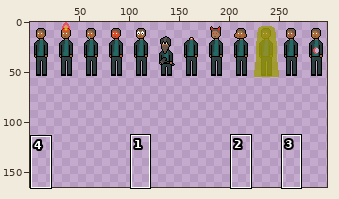
One commit to this sprite sheet: assets/male.png. Above, an overview of the earlier version with the close-up marked.
Close-up. First the earlier version:
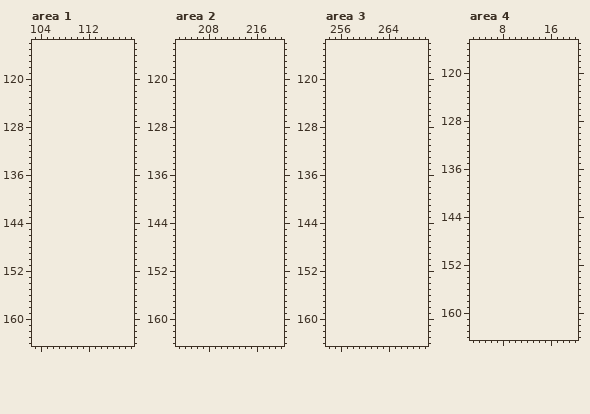
The file is 300x55 pixels. Pixels under 10% opacity are left out. Colours within 5 levels of each other are drawn and written as one. Shown: area 1: x 103..119, y 114..164; area 2: x 203..220, y 114..164; area 3: x 254..270, y 114..164; area 4: x 3..20, y 115..164. The old version is drawn lined up with the new one, on the new canvas. The wide view leaves out empty margins. The commit also changed other parts of the picture, which this record leaves out.
After:
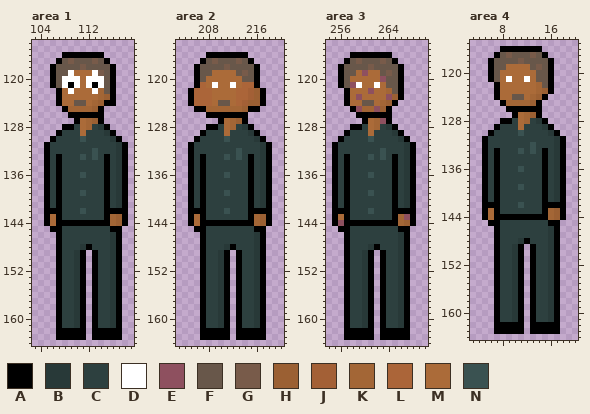
Palette (. is transparent): A #000000  B #283938  C #2d403f  D #ffffff  E #8e505f  F #68574a  G #785b4a  H #9b6033  J #a36036  K #a36636  L #ab6539  M #ab6b39  N #3a5251
What changed:
canvas 300x55 -> 300x165
--- area 1
@@ x 103..119 @@
 115 .................
-116 .................
-117 .................
-118 .................
-119 .................
-120 .................
-121 .................
-122 .................
-123 .................
-124 .................
-125 .................
-126 .................
-127 .................
-128 .................
-129 .................
-130 .................
-131 .................
-132 .................
-133 .................
-134 .................
-135 .................
-136 .................
-137 .................
-138 .................
-139 .................
-140 .................
-141 .................
-142 .................
-143 .................
-144 .................
-145 .................
-146 .................
-147 .................
-148 .................
-149 .................
-150 .................
-151 .................
-152 .................
-153 .................
-154 .................
-155 .................
-156 .................
-157 .................
-158 .................
-159 .................
-160 .................
-161 .................
-162 .................
-163 .................
+116 .....AAAAAAA.....
+117 ....AFGFFFGFA....
+118 ...AFFFFGFFFFA...
+119 ...AFFDMMMDGFA...
+120 ...AFDDDMDDDFA...
+121 ...AFDADMDADFA...
+122 ....AMDMMMDKFA...
+123 ....AMMMMMMKHA...
+124 ....AMMFFMKHAA...
+125 .....AKKKKHA.....
+126 ......AAAAAA.....
+127 .......AMKHA.....
+128 .....AACMKCBA....
+129 ....ACCCMCCCBA...
+130 ...ACCCCNCCCCBA..
+131 ..ACCCCCCCCCCCBA.
+132 ..ACCCCCCCNCCCBA.
+133 ..ACACCCNCNCACBA.
+134 ..ACACCCCCCCACBA.
+135 ..ACACCCCCCCACBA.
+136 ..ACACCCNCCCACBA.
+137 ..ACACCCCCCCACBA.
+138 ..ACACCCCCCCACBA.
+139 ..ACACCCNCCCACBA.
+140 ..ACACCCCCCCACBA.
+141 ..ACACCCCCCCACBA.
+142 ..AAACCCNCCCAAAA.
+143 ..AMACCCCCCCAKHA.
+144 ..AMAAAAAAAAAKHA.
+145 ...AACCCCCCCCAA..
+146 ....ACCCCCCCCBA..
+147 ....ACCCCCCCCBA..
+148 ....ACCCBACCCBA..
+149 ....ACCBA.ACCBA..
+150 ....ACCBA.ACCBA..
+151 ....ACCBA.ACCBA..
+152 ....ACCBA.ACCBA..
+153 ....ACCBA.ACCBA..
+154 ....ACCBA.ACCBA..
+155 ....ACCBA.ACCBA..
+156 ....ACCBA.ACCBA..
+157 ....ACCBA.ACCBA..
+158 ....ACCBA.ACCBA..
+159 ....ACCBA.ACCBA..
+160 ....ACCBA.ACCBA..
+161 ....ACCBA.ACCBA..
+162 ....AAAAA.AAAAA..
+163 ....AAAAA.AAAAA..
 164 .................
--- area 2
@@ x 203..220 @@
 115 ..................
-116 ..................
-117 ..................
-118 ..................
-119 ..................
-120 ..................
-121 ..................
-122 ..................
-123 ..................
-124 ..................
-125 ..................
-126 ..................
-127 ..................
-128 ..................
-129 ..................
-130 ..................
-131 ..................
-132 ..................
-133 ..................
-134 ..................
-135 ..................
-136 ..................
-137 ..................
-138 ..................
-139 ..................
-140 ..................
-141 ..................
-142 ..................
-143 ..................
-144 ..................
-145 ..................
-146 ..................
-147 ..................
-148 ..................
-149 ..................
-150 ..................
-151 ..................
-152 ..................
-153 ..................
-154 ..................
-155 ..................
-156 ..................
-157 ..................
-158 ..................
-159 ..................
-160 ..................
-161 ..................
-162 ..................
-163 ..................
+116 .....AAAAAAA......
+117 ....AFGFFFGFA.....
+118 ...AFFFFGFFFFA....
+119 ...AFFMMMMFGFA....
+120 ...AFMMMMMMFFA....
+121 ...ALMDMMDMLLA....
+122 ..ALLLMMMMLLJHA...
+123 ..ALLLMMMMLLJHA...
+124 ..ALLLMFFMLJHHA...
+125 ...AAKKKKKKHAA....
+126 .....AAAAAAA......
+127 .......AMKHA......
+128 .....AACMKCBA.....
+129 ....ACCCMCCCBA....
+130 ...ACCCCNCCCCBA...
+131 ..ACCCCCCCCCCCBA..
+132 ..ACCCCCCCNCCCBA..
+133 ..ACACCCNCNCACBA..
+134 ..ACACCCCCCCACBA..
+135 ..ACACCCCCCCACBA..
+136 ..ACACCCNCCCACBA..
+137 ..ACACCCCCCCACBA..
+138 ..ACACCCCCCCACBA..
+139 ..ACACCCNCCCACBA..
+140 ..ACACCCCCCCACBA..
+141 ..ACACCCCCCCACBA..
+142 ..AAACCCNCCCAAAA..
+143 ..AMACCCCCCCAKHA..
+144 ..AMAAAAAAAAAKHA..
+145 ...AACCCCCCCCAA...
+146 ....ACCCCCCCCBA...
+147 ....ACCCCCCCCBA...
+148 ....ACCCBACCCBA...
+149 ....ACCBA.ACCBA...
+150 ....ACCBA.ACCBA...
+151 ....ACCBA.ACCBA...
+152 ....ACCBA.ACCBA...
+153 ....ACCBA.ACCBA...
+154 ....ACCBA.ACCBA...
+155 ....ACCBA.ACCBA...
+156 ....ACCBA.ACCBA...
+157 ....ACCBA.ACCBA...
+158 ....ACCBA.ACCBA...
+159 ....ACCBA.ACCBA...
+160 ....ACCBA.ACCBA...
+161 ....ACCBA.ACCBA...
+162 ....AAAAA.AAAAA...
+163 ....AAAAA.AAAAA...
 164 ..................
--- area 3
@@ x 254..270 @@
 115 .................
-116 .................
-117 .................
-118 .................
-119 .................
-120 .................
-121 .................
-122 .................
-123 .................
-124 .................
-125 .................
-126 .................
-127 .................
-128 .................
-129 .................
-130 .................
-131 .................
-132 .................
-133 .................
-134 .................
-135 .................
-136 .................
-137 .................
-138 .................
-139 .................
-140 .................
-141 .................
-142 .................
-143 .................
-144 .................
-145 .................
-146 .................
-147 .................
-148 .................
-149 .................
-150 .................
-151 .................
-152 .................
-153 .................
-154 .................
-155 .................
-156 .................
-157 .................
-158 .................
-159 .................
-160 .................
-161 .................
-162 .................
-163 .................
+116 ....AAAAAAA......
+117 ...AFGFFFGFA.....
+118 ..AFFFFGFFFFA....
+119 ..AFFMEMMFGFA....
+120 ..AFMMMMMEFFA....
+121 ..AFEDMMDMFFA....
+122 ...AMMMEMMKFA....
+123 ...AMEMMMMEHA....
+124 ...AMMFFMKHA.....
+125 ....AEKKEHA......
+126 .....AAAAAA......
+127 ......AMKEA......
+128 ....AACMKCBA.....
+129 ...ACCCMCCCBA....
+130 ..ACCCCNCCCCBA...
+131 .ACCCCCCCCCCCBA..
+132 .ACCCCCCCNCCCBA..
+133 .ACACCCNCNCACBA..
+134 .ACACCCCCCCACBA..
+135 .ACACCCCCCCACBA..
+136 .ACACCCNCCCACBA..
+137 .ACACCCCCCCACBA..
+138 .ACACCCCCCCACBA..
+139 .ACACCCNCCCACBA..
+140 .ACACCCCCCCACBA..
+141 .ACACCCCCCCACBA..
+142 .AAACCCNCCCAAAA..
+143 .AMACCCCCCCAKEA..
+144 .AEAAAAAAAAAKHA..
+145 ..AACCCCCCCCAA...
+146 ...ACCCCCCCCBA...
+147 ...ACCCCCCCCBA...
+148 ...ACCCBACCCBA...
+149 ...ACCBA.ACCBA...
+150 ...ACCBA.ACCBA...
+151 ...ACCBA.ACCBA...
+152 ...ACCBA.ACCBA...
+153 ...ACCBA.ACCBA...
+154 ...ACCBA.ACCBA...
+155 ...ACCBA.ACCBA...
+156 ...ACCBA.ACCBA...
+157 ...ACCBA.ACCBA...
+158 ...ACCBA.ACCBA...
+159 ...ACCBA.ACCBA...
+160 ...ACCBA.ACCBA...
+161 ...ACCBA.ACCBA...
+162 ...AAAAA.AAAAA...
+163 ...AAAAA.AAAAA...
 164 .................
--- area 4
@@ x 3..20 @@
 115 ..................
-116 ..................
-117 ..................
-118 ..................
-119 ..................
-120 ..................
-121 ..................
-122 ..................
-123 ..................
-124 ..................
-125 ..................
-126 ..................
-127 ..................
-128 ..................
-129 ..................
-130 ..................
-131 ..................
-132 ..................
-133 ..................
-134 ..................
-135 ..................
-136 ..................
-137 ..................
-138 ..................
-139 ..................
-140 ..................
-141 ..................
-142 ..................
-143 ..................
-144 ..................
-145 ..................
-146 ..................
-147 ..................
-148 ..................
-149 ..................
-150 ..................
-151 ..................
-152 ..................
-153 ..................
-154 ..................
-155 ..................
-156 ..................
-157 ..................
-158 ..................
-159 ..................
-160 ..................
-161 ..................
-162 ..................
-163 ..................
+116 .....AAAAAAA......
+117 ....AFGFFFGFA.....
+118 ...AFFFFGFFFFA....
+119 ...AFFMMMMFGFA....
+120 ...AFMMMMMMFFA....
+121 ...AFMDMMDMFFA....
+122 ....AMMMMMMKFA....
+123 ....AMMMMMMKHA....
+124 ....AMMFFMKHA.....
+125 .....AKKKKHA......
+126 ......AAAAAA......
+127 .......AMKHA......
+128 .....AACMKCBA.....
+129 ....ACCCMCCCBA....
+130 ...ACCCCNCCCCBA...
+131 ..ACCCCCCCCCCCBA..
+132 ..ACCCCCCCNCCCBA..
+133 ..ACACCCNCNCACBA..
+134 ..ACACCCCCCCACBA..
+135 ..ACACCCCCCCACBA..
+136 ..ACACCCNCCCACBA..
+137 ..ACACCCCCCCACBA..
+138 ..ACACCCCCCCACBA..
+139 ..ACACCCNCCCACBA..
+140 ..ACACCCCCCCACBA..
+141 ..ACACCCCCCCACBA..
+142 ..AAACCCNCCCAAAA..
+143 ..AMACCCCCCCAKHA..
+144 ..AMAAAAAAAAAKHA..
+145 ...AACCCCCCCCAA...
+146 ....ACCCCCCCCBA...
+147 ....ACCCCCCCCBA...
+148 ....ACCCBACCCBA...
+149 ....ACCBA.ACCBA...
+150 ....ACCBA.ACCBA...
+151 ....ACCBA.ACCBA...
+152 ....ACCBA.ACCBA...
+153 ....ACCBA.ACCBA...
+154 ....ACCBA.ACCBA...
+155 ....ACCBA.ACCBA...
+156 ....ACCBA.ACCBA...
+157 ....ACCBA.ACCBA...
+158 ....ACCBA.ACCBA...
+159 ....ACCBA.ACCBA...
+160 ....ACCBA.ACCBA...
+161 ....ACCBA.ACCBA...
+162 ....AAAAA.AAAAA...
+163 ....AAAAA.AAAAA...
 164 ..................
